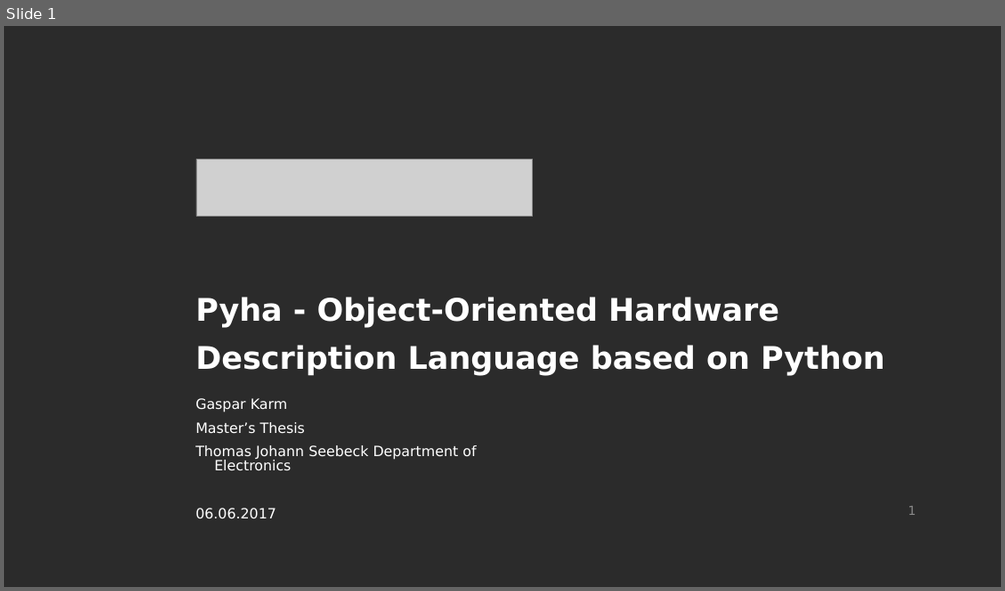
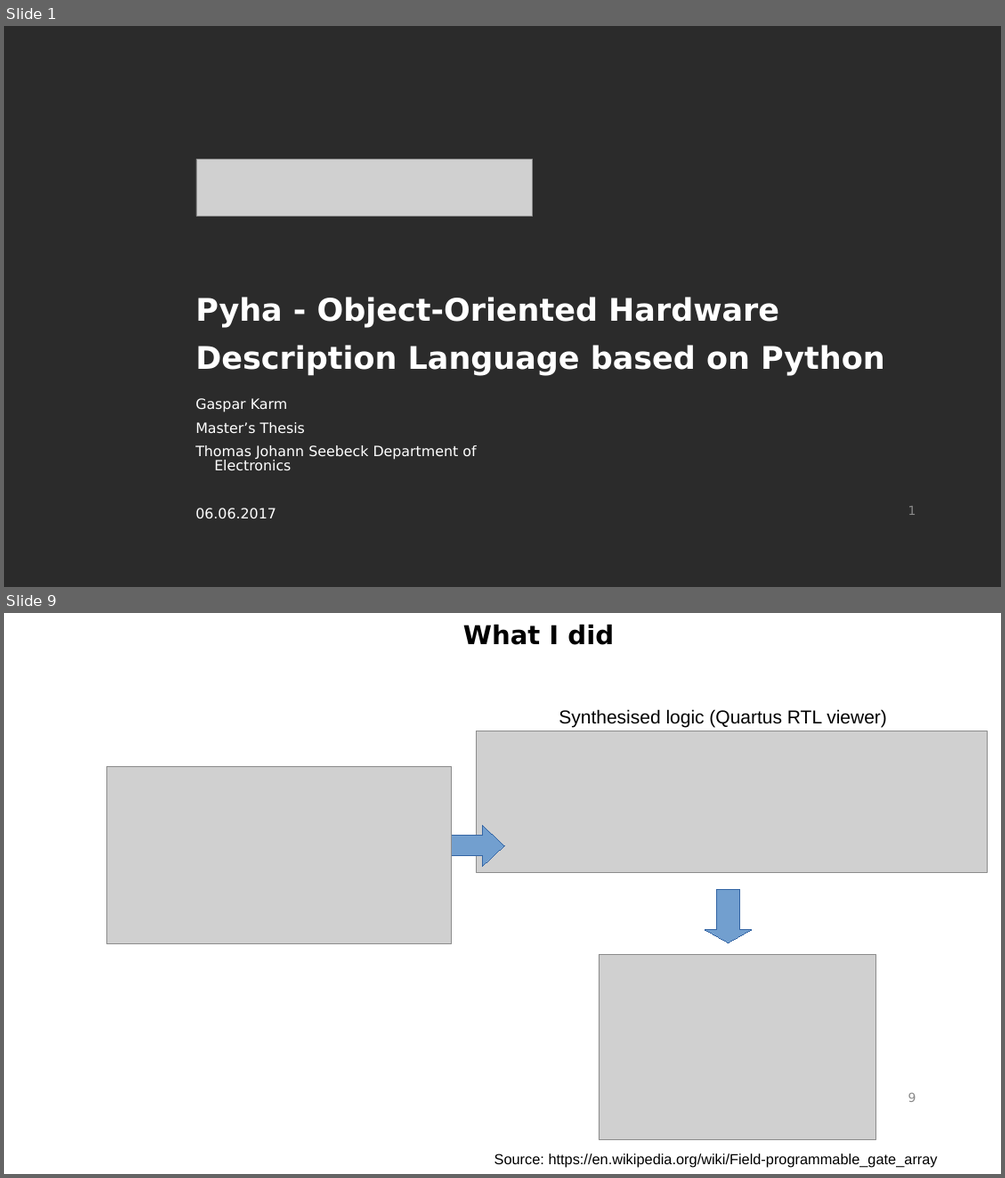
Before and after one commit to gasparka/thesis, a slide deck: presentation.odp. Shown one above the other, each under a label of ours: slide 1 before the commit, slides 1 and 9 after it; the slides between them are not shown. The pictures are 1005x591 and 1005x1178 pixels, drawn with LibreOffice and Linux fonts; fonts in the diff are those of the drawing; grey boxes stand for pictures; background and template pictures are left out; a plain dark background stands for a picture behind light text. Boxes give left, top, right and bottom in pixels: in the first picture for what was removed or moved away, otherwise in the second. Text is boxed around its words. In the diff, an @@ line names an element or a change of style, - is before the commit and + after.

```diff
--- a/presentation.odp
+++ b/presentation.odp
@@ slide 9 added at (4, 613, 1001, 1174), background #FFFFFF; not listed: 1 template element that a slide beside it also shows @@
@@ text added at (463, 625, 614, 645), 25 pt, text #000000, bold @@
+What I did
@@ text added at (558, 709, 887, 727), 18 pt, text #000000 @@
+Synthesised logic (Quartus RTL viewer)
@@ picture added at (476, 730, 987, 872) @@
@@ picture added at (106, 766, 451, 944) @@
@@ right arrow added at (416, 825, 504, 866), fill #729FCF, outline #3465A4 0 pt @@
@@ down arrow added at (704, 890, 752, 943), fill #729FCF, outline #3465A4 0 pt @@
@@ picture added at (599, 955, 875, 1140) @@
@@ text added at (494, 1153, 938, 1167), 14 pt, text #000000 @@
+Source: https://en.wikipedia.org/wiki/Field-programmable_gate_array
```
Also in this commit, not shown: 15 slides changed, 13 other slides added, 2 slides removed, 1 other file.
